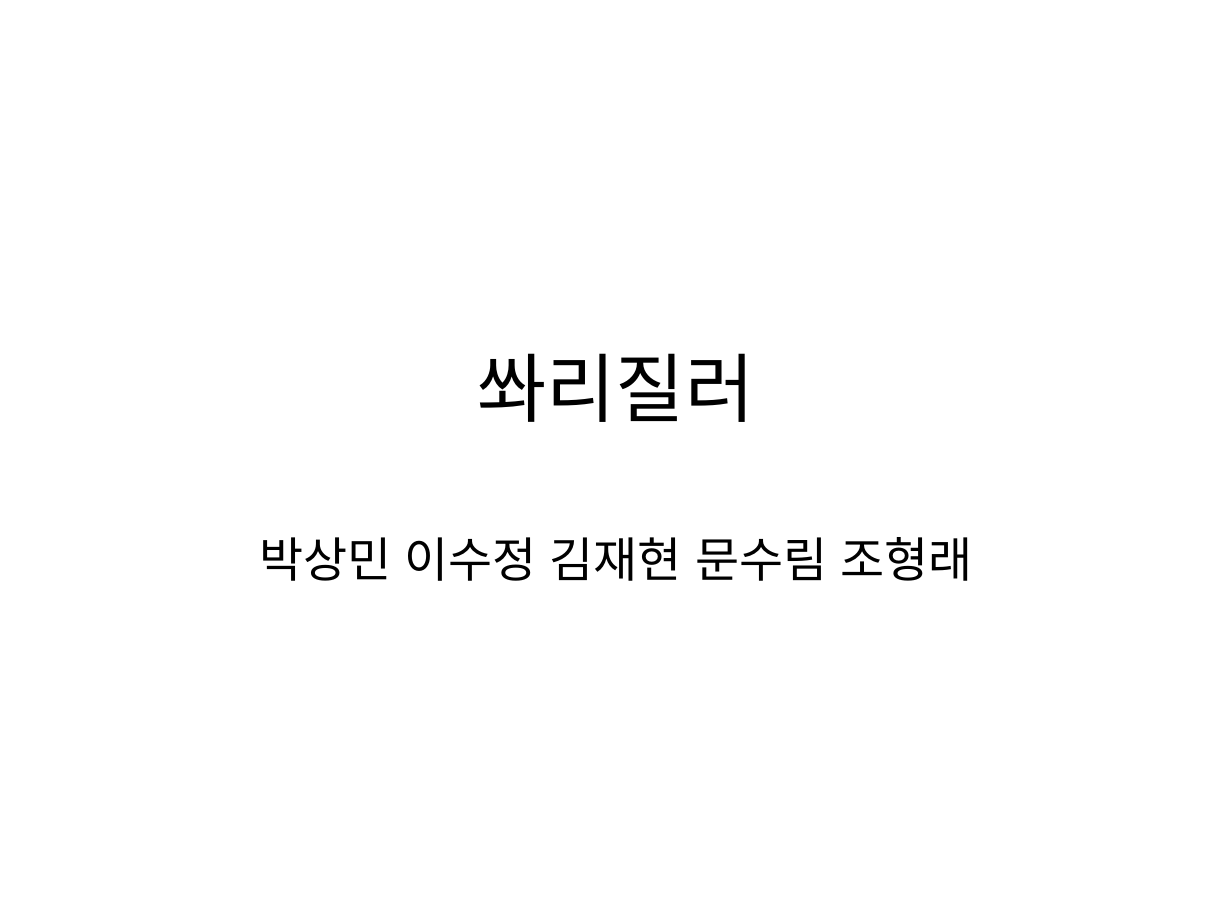
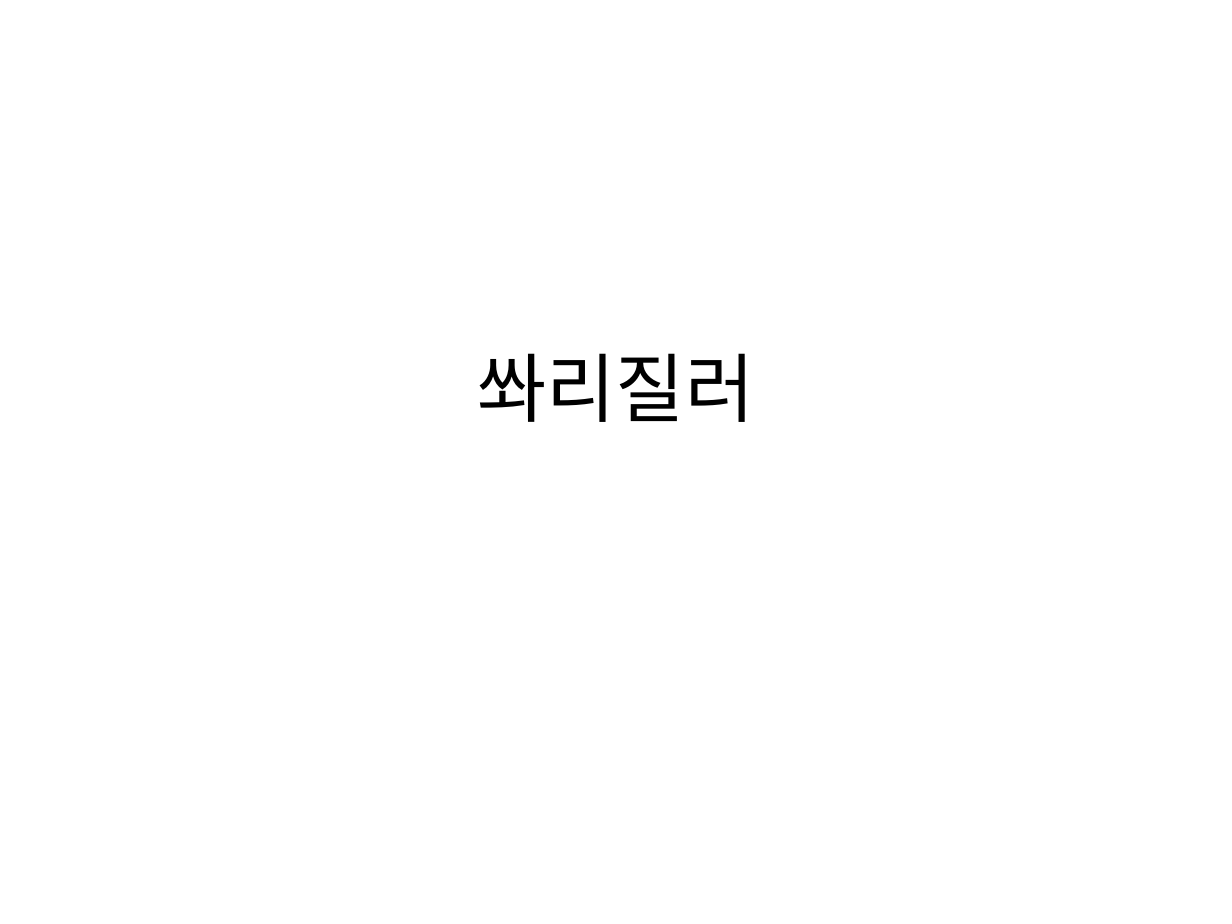
Before and after one commit to pasongsj/ideatone, a slide deck: slide 2 of ideatoneppt.pptx. Drawn at 1232x924 pixels with LibreOffice and Linux fonts; fonts in the diff are those of the drawing. Boxes give left, top, right and bottom in pixels: in the first picture for what was removed or moved away, otherwise in the second. Text is boxed around its words. In the diff, an @@ line names an element or a change of style, - is before the commit and + after.

```diff
--- a/ideatoneppt.pptx
+++ b/ideatoneppt.pptx
@@ subtitle removed at (259, 537, 973, 581) @@
-박상민 이수정 김재현 문수림 조형래
```
Also in this commit, not shown: 1 other slide changed.
